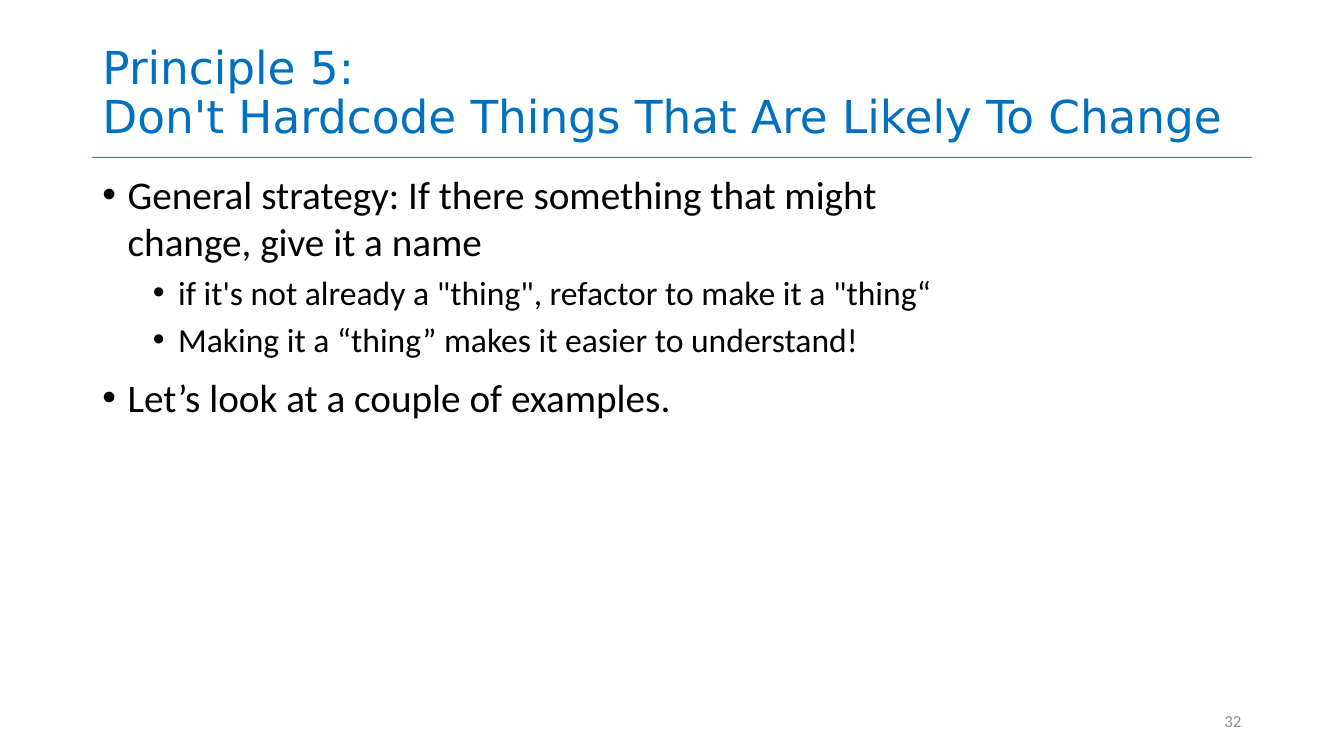
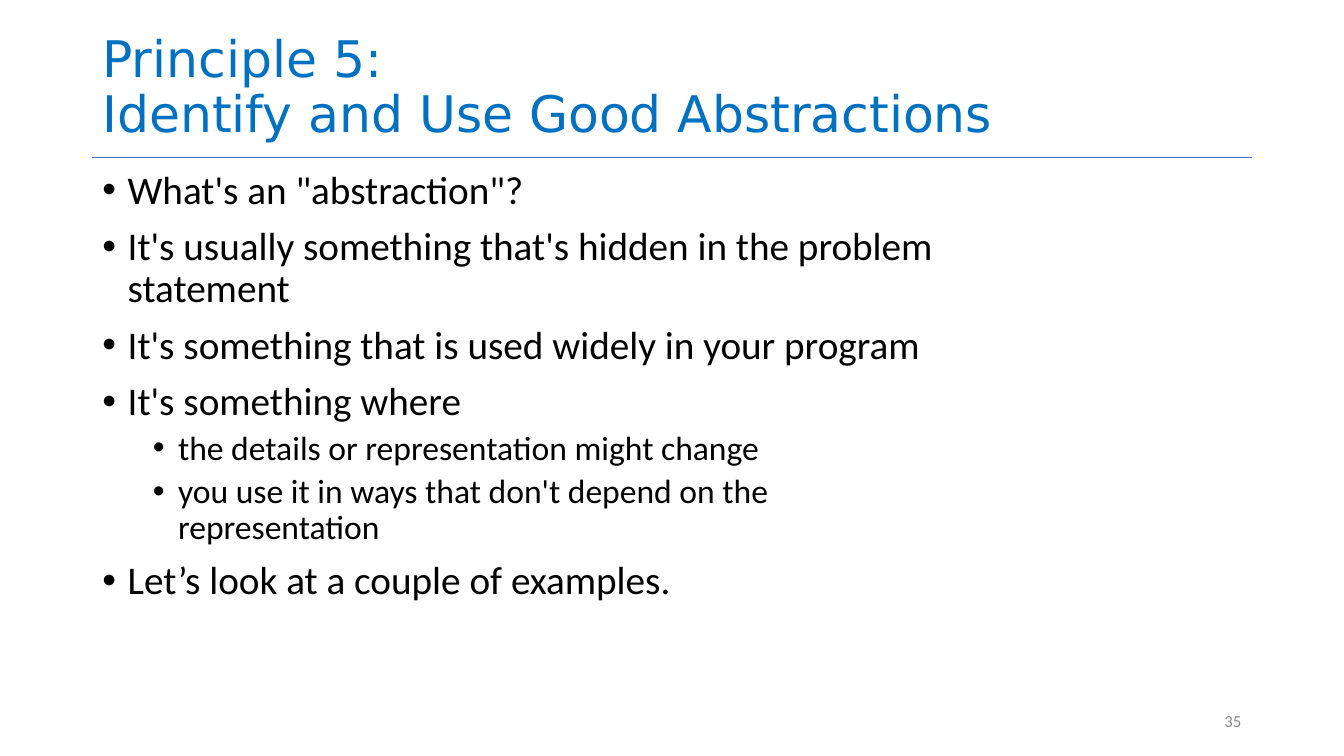
Before and after one commit to neu-se/CS4530-Spring-2026, a slide deck: slide 35 of Slides/Module 08 Code Level Design.pptx (slide 32 before the commit). Drawn at 1344x756 pixels with LibreOffice and Linux fonts; fonts in the diff are those of the drawing. Boxes give left, top, right and bottom in pixels: in the first picture for what was removed or moved away, otherwise in the second. Text is boxed around its words. In the diff, an @@ line names an element or a change of style, - is before the commit and + after.

```diff
--- a/Slides/Module 08 Code Level Design.pptx
+++ b/Slides/Module 08 Code Level Design.pptx
@@ title at (102, 38, 992, 143): text changed; size 32.4 to 36 pt @@
-Principle 5:
-Don't Hardcode Things That Are Likely To Change
+Principle 5:
+Identify and Use Good Abstractions
@@ text at (128, 176, 933, 545): text changed; size 24 to 28 pt @@
-• General strategy: If there something that might change, give it a name
-  • if it's not already a "thing", refactor to make it a "thing“
-  • Making it a “thing” makes it easier to understand!
+• What's an "abstraction"?
+• It's usually something that's hidden in the problem statement
+• It's something that is used widely in your program
+• It's something where
+  • the details or representation might change
+  • you use it in ways that don't depend on the representation
@@ text at (128, 566, 670, 601): line spacing 1 to 0.9 @@
@@ page number at (1224, 716, 1241, 727): text changed @@
-32
+35
```
Also in this commit, not shown: 14 other slides changed, 3 slides added, 1 other file.
